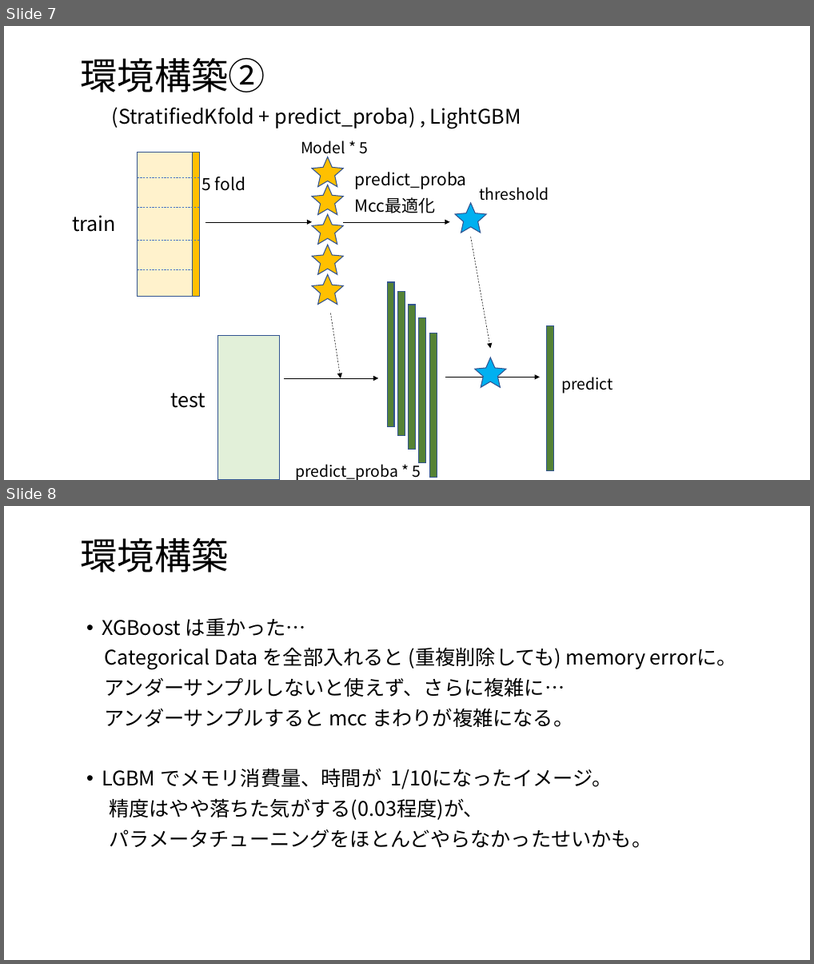
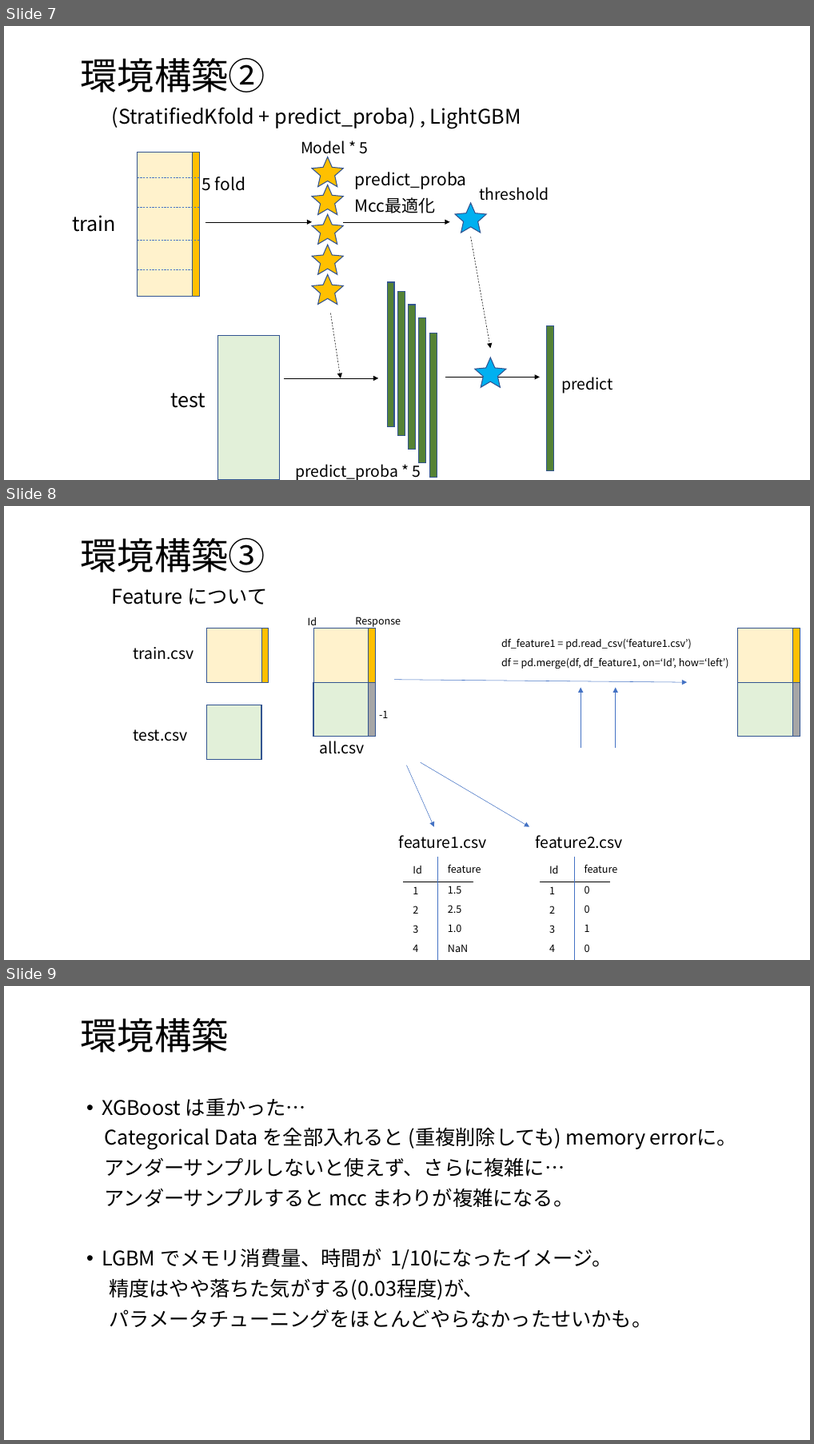
Before and after one commit to uetsu840/kaggle_bosch, a slide deck: 発表資料_week2.pptx. Shown one above the other, each under a label of ours: slides 7 and 8 before the commit, slides 7, 8 and 9 after it. The pictures are 814x964 and 814x1444 pixels, drawn with LibreOffice and Linux fonts; fonts in the diff are those of the drawing. Boxes give left, top, right and bottom in pixels: in the first picture for what was removed or moved away, otherwise in the second. Text is boxed around its words. In the diff, an @@ line names an element or a change of style, - is before the commit and + after.

Commit message:
modfied ppt

```diff
--- a/発表資料_week2.pptx
+++ b/発表資料_week2.pptx
@@ slide 8 added at box(4, 506, 810, 960), background #FFFFFF @@
@@ title added at box(81, 538, 266, 572), 44 pt, text #000000 @@
+環境構築③
@@ text added at box(112, 588, 267, 604), 24 pt, text #000000 @@
+Feature について
@@ text added at box(308, 617, 317, 628), 12 pt, text #000000 @@
+Id
@@ text added at box(355, 616, 401, 627), 12 pt, text #000000 @@
+Response
@@ text added at box(133, 647, 194, 660), 18.5 pt, text #000000 @@
+train.csv
@@ rectangle added at box(206, 628, 268, 683), fill #FFF2CC, outline #325491 1 pt @@
@@ rectangle added at box(262, 628, 269, 683), fill #FFC000, outline #325491 1 pt @@
@@ rectangle added at box(314, 628, 375, 683), fill #FFF2CC, outline #325491 1 pt @@
@@ rectangle added at box(369, 628, 376, 683), fill #FFC000, outline #325491 1 pt @@
@@ text added at box(502, 639, 730, 668), 12 pt, text #000000 @@
+df_feature1 = pd.read_csv(‘feature1.csv’)
+df = pd.merge(df, df_feature1, on=‘Id’, how=‘left’)
@@ rectangle added at box(738, 628, 800, 683), fill #FFF2CC, outline #325491 1 pt @@
@@ rectangle added at box(794, 628, 801, 683), fill #FFC000, outline #325491 1 pt @@
@@ rectangle added at box(314, 682, 369, 736), fill #E2F0D9, outline #325491 1 pt @@
@@ rectangle added at box(369, 682, 376, 736), fill #A6A6A6, outline #325491 1 pt @@
@@ arrow added from (394, 680) to (687, 682), #4472C4 0.5 pt @@
@@ arrow added from (581, 748) to (581, 688), #4472C4 0.5 pt @@
@@ arrow added from (616, 748) to (616, 688), #4472C4 0.5 pt @@
@@ rectangle added at box(738, 682, 794, 736), fill #E2F0D9, outline #325491 1 pt @@
@@ rectangle added at box(794, 682, 801, 736), fill #A6A6A6, outline #325491 1 pt @@
@@ rectangle added at box(206, 705, 262, 760), fill #E2F0D9, outline #325491 1 pt @@
@@ text added at box(379, 711, 388, 718), 12 pt, text #000000 @@
+-1
@@ text added at box(133, 729, 187, 741), 18.5 pt, text #000000 @@
+test.csv
@@ text added at box(320, 740, 365, 754), 18.5 pt, text #000000 @@
+all.csv
@@ arrow added from (407, 765) to (434, 827), #4472C4 0.5 pt @@
@@ arrow added from (421, 763) to (530, 827), #4472C4 0.5 pt @@
@@ group added at box(399, 835, 486, 960): 5 texts, 2 lines @@
+feature1.csv
+Id
+feature
+1
+2
+3
+4
+1.5
+2.5
+1.0
+NaN
@@ group added at box(536, 835, 623, 960): 5 texts, 2 lines @@
+feature2.csv
+Id
+feature
+1
+2
+3
+4
+0
+0
+1
+0
@@ what was slide 8 is now slide 9 @@
```
